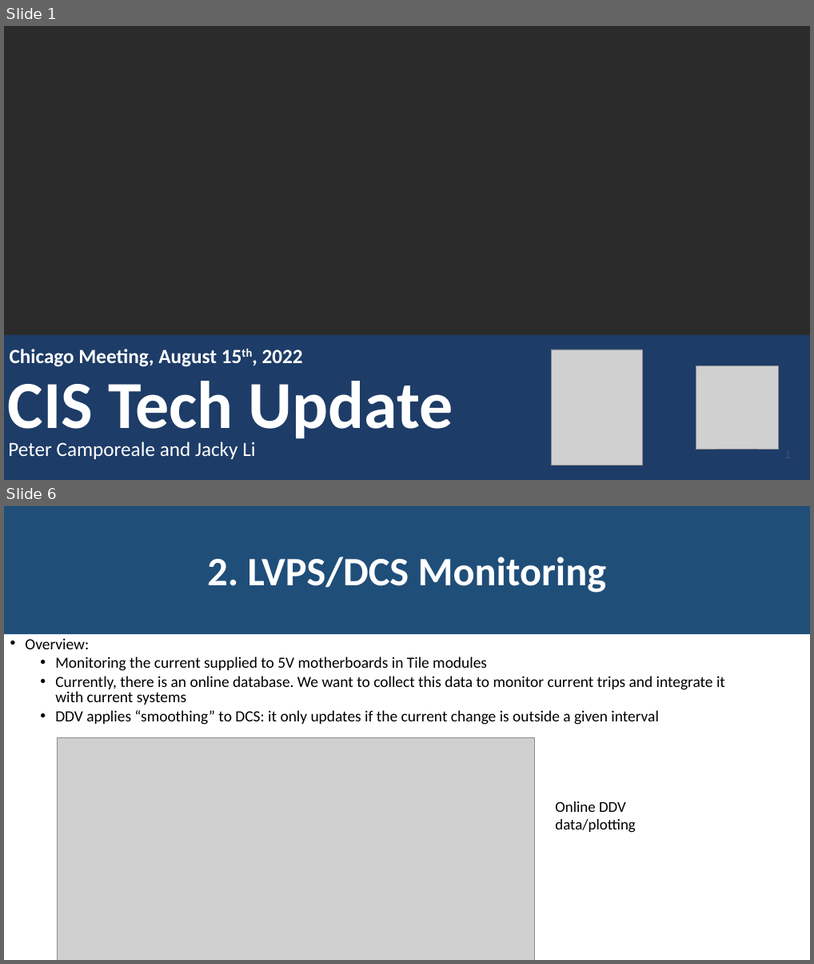
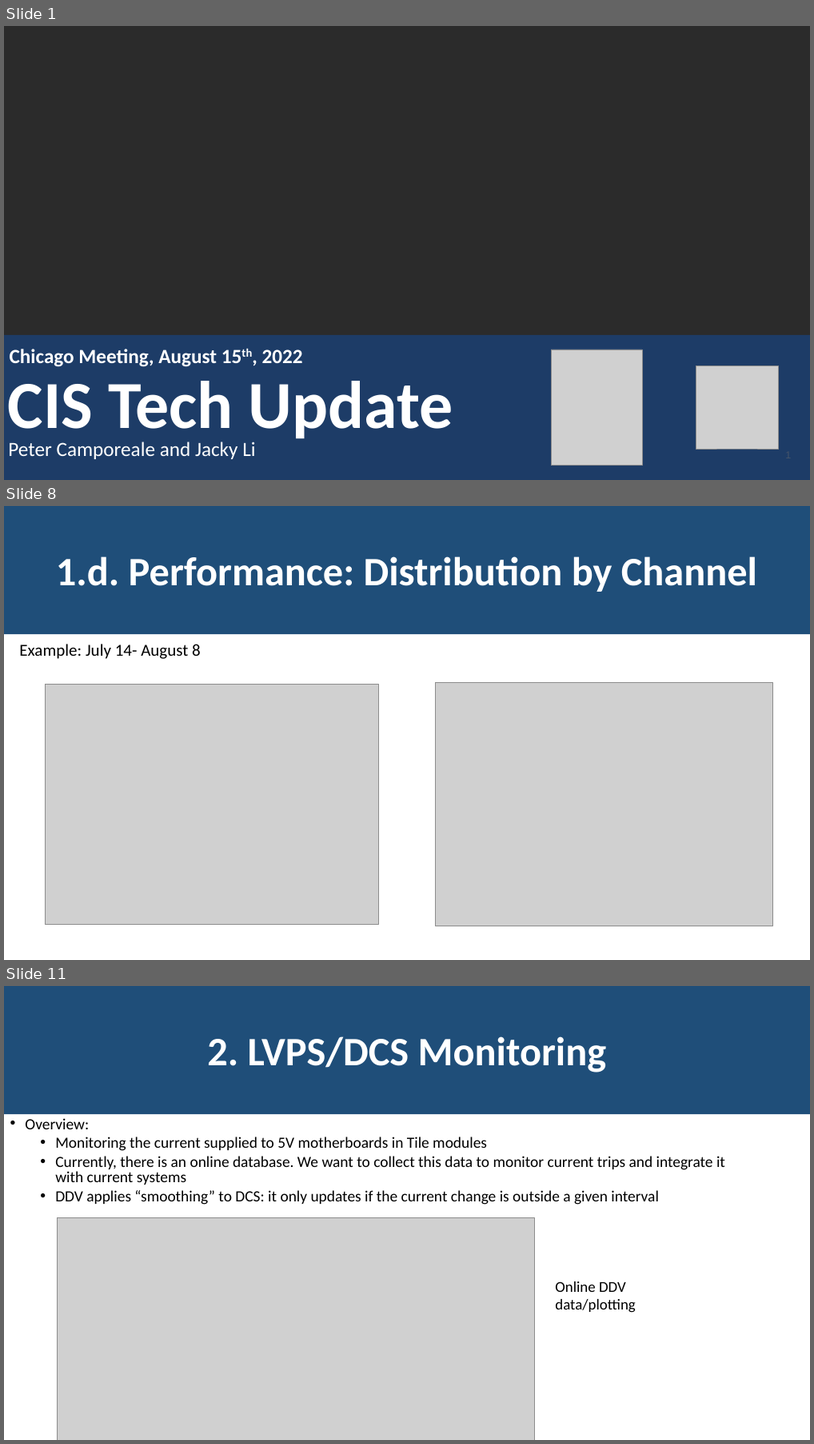
Before and after one commit to JackyMYL/Tile-CIS-group, a slide deck: Chicago Reports/08-15-2022_Jacky&Peter.pptx. Shown one above the other, each under a label of ours: slides 1 and 6 before the commit, slides 1, 8 and 11 after it; the slides between them are not shown. The pictures are 814x964 and 814x1444 pixels, drawn with LibreOffice and Linux fonts; fonts in the diff are those of the drawing; grey boxes stand for pictures; background and template pictures are left out; a plain dark background stands for a picture behind light text. Boxes give left, top, right and bottom in pixels: in the first picture for what was removed or moved away, otherwise in the second. Text is boxed around its words. In the diff, an @@ line names an element or a change of style, - is before the commit and + after.

```diff
--- a/Chicago Reports/08-15-2022_Jacky&Peter.pptx
+++ b/Chicago Reports/08-15-2022_Jacky&Peter.pptx
@@ slide 8 added at box(4, 506, 810, 960), background #FFFFFF @@
@@ rectangle added at box(4, 506, 810, 634), fill #1F4E79, 48 pt, text #FFFFFF, bold @@
+1.d. Performance: Distribution by Channel
@@ text added at box(19, 644, 201, 659), 20 pt, text #000000 @@
+Example: July 14- August 8
@@ picture added at box(45, 684, 378, 924) @@
@@ picture added at box(436, 683, 774, 926) @@
@@ what was slide 6 is now slide 11 @@
```
Also in this commit, not shown: 5 slides changed, 4 other slides added.
